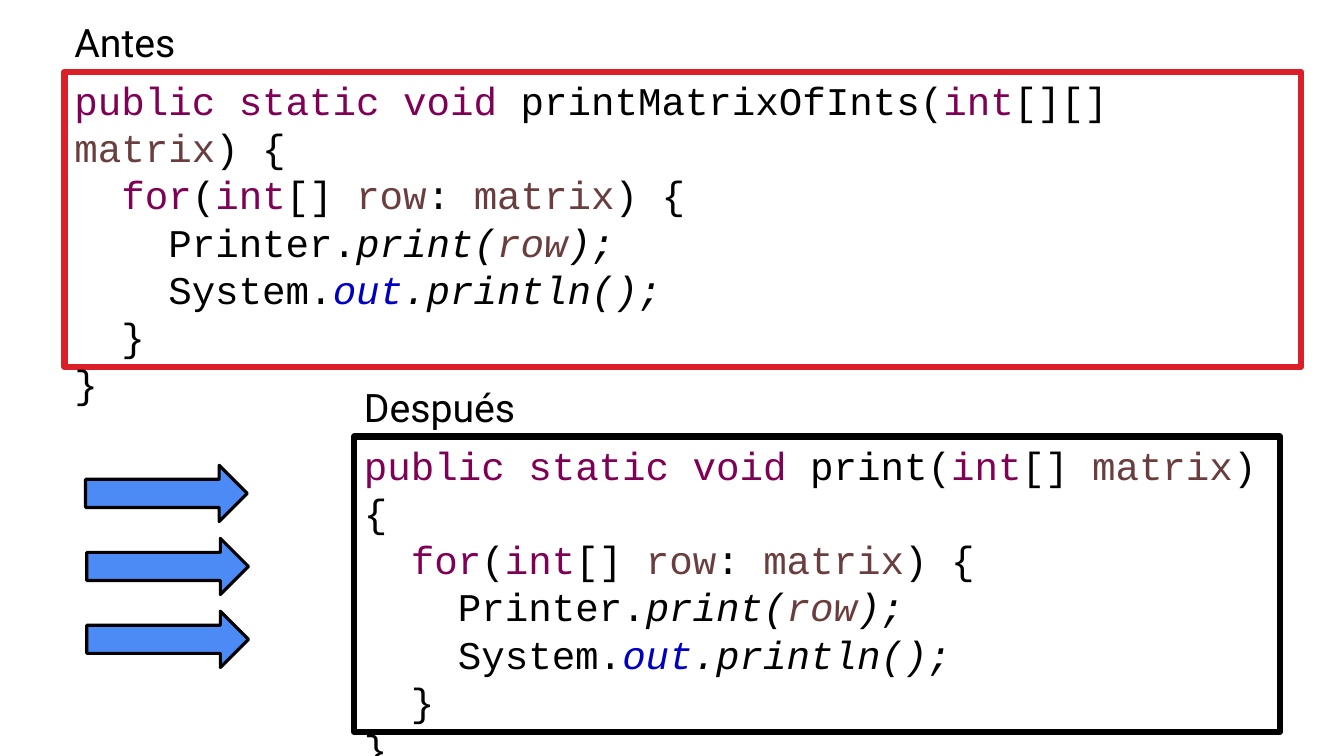
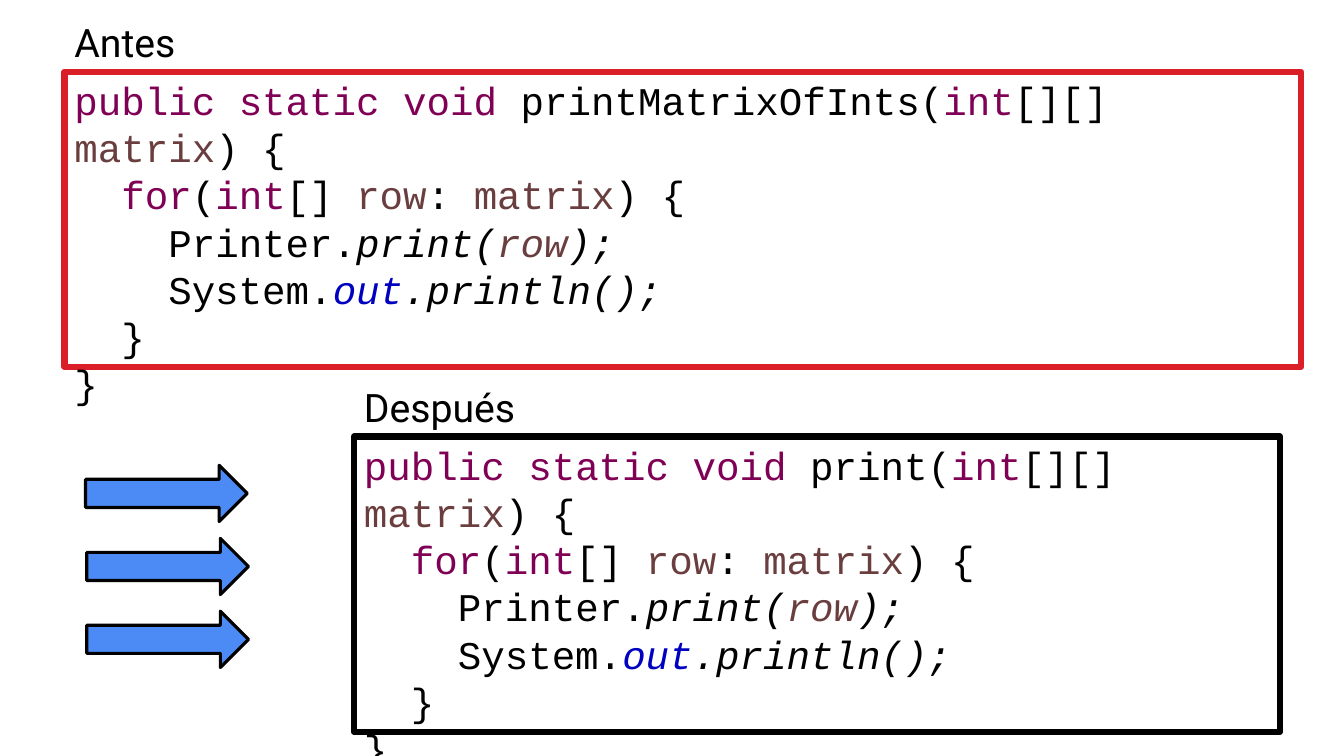
Before and after one commit to OMardil/INFO2, a slide deck: slide 10 of MOD07_Sobrecarga_de_Metodos/01 Presentacion/INFO2_MOD07-Sobrecarga.pptx. Drawn at 1344x756 pixels with LibreOffice and Linux fonts; fonts in the diff are those of the drawing. Boxes give left, top, right and bottom in pixels: in the first picture for what was removed or moved away, otherwise in the second. Text is boxed around its words. In the diff, an @@ line names an element or a change of style, - is before the commit and + after.

```diff
--- a/MOD07_Sobrecarga_de_Metodos/01 Presentacion/INFO2_MOD07-Sobrecarga.pptx
+++ b/MOD07_Sobrecarga_de_Metodos/01 Presentacion/INFO2_MOD07-Sobrecarga.pptx
@@ text in rectangle at [364, 452, 1115, 535]: text changed @@
-public static void print(int[] matrix) {
+public static void print(int[][] matrix) {
```
Also in this commit, not shown: 2 other slides changed.
